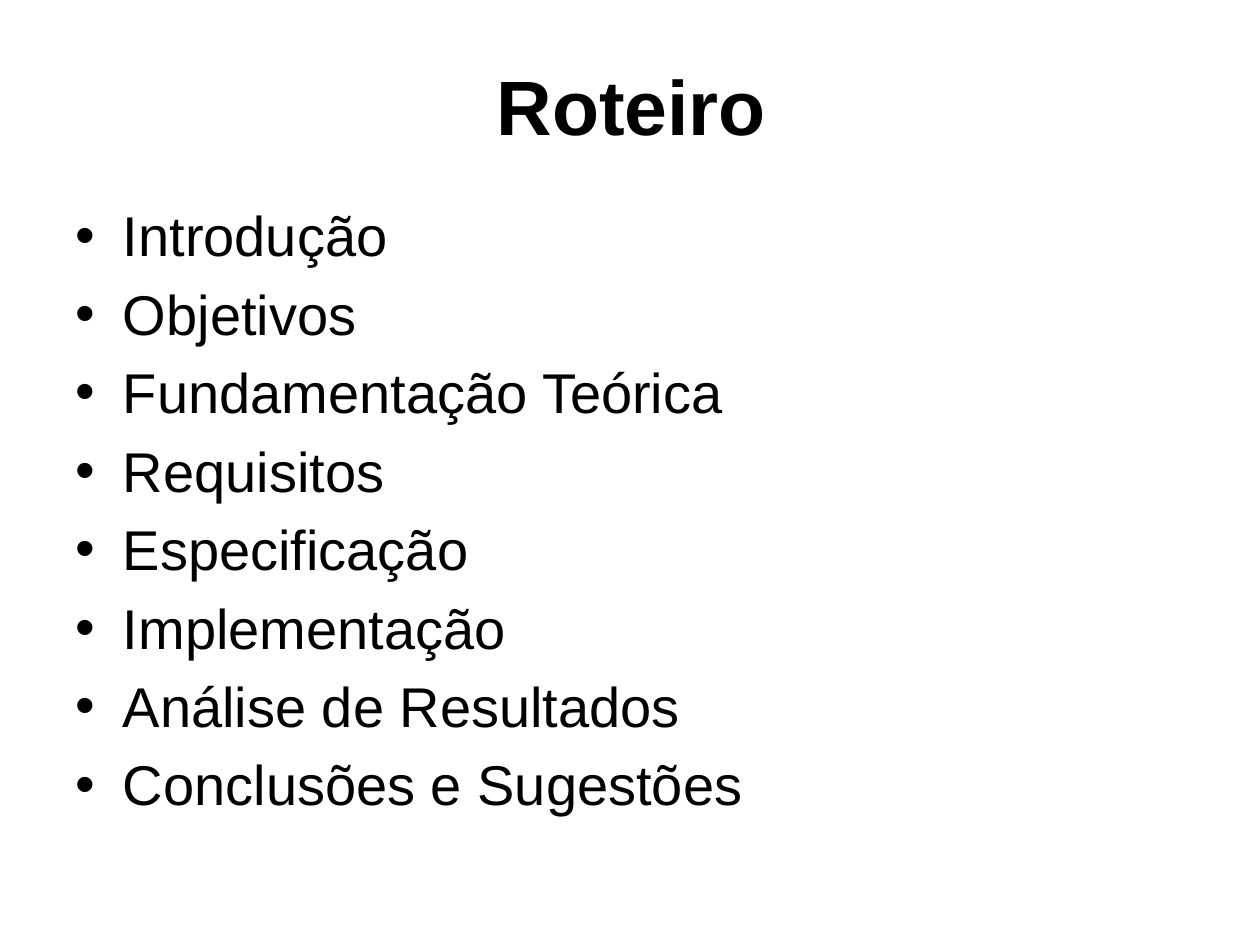
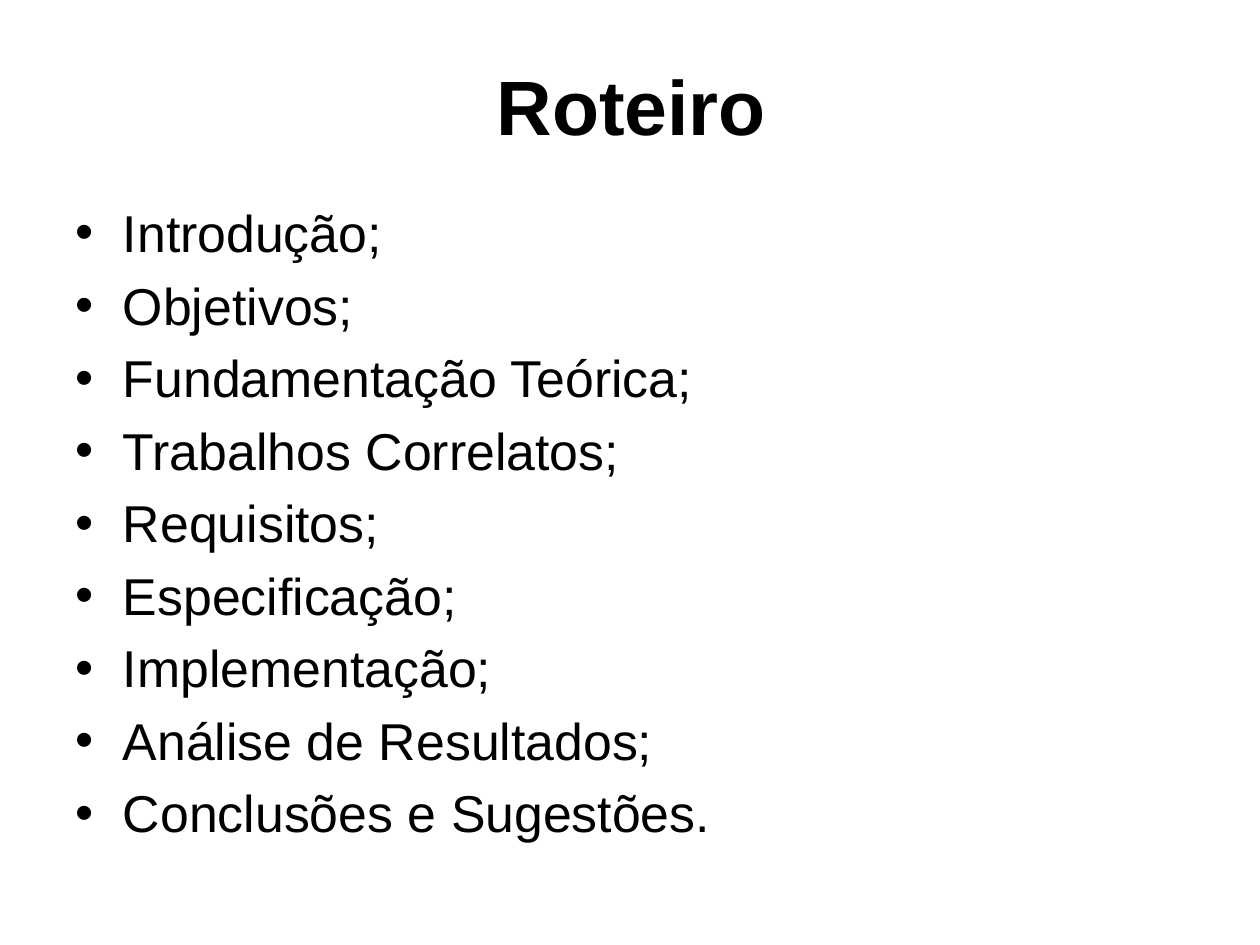
Before and after one commit to gcgfurb/tcc_JulioVicenteBrych, a slide deck: slide 2 of _julio/ApresentaçãoTCC-Julio_Vicente_Brych.pptx. Drawn at 1260x945 pixels with LibreOffice and Linux fonts; fonts in the diff are those of the drawing; background and template pictures are left out. Boxes give left, top, right and bottom in pixels: in the first picture for what was removed or moved away, otherwise in the second. Text is boxed around its words. In the diff, an @@ line names an element or a change of style, - is before the commit and + after.

```diff
--- a/_julio/ApresentaçãoTCC-Julio_Vicente_Brych.pptx
+++ b/_julio/ApresentaçãoTCC-Julio_Vicente_Brych.pptx
@@ text at [123, 214, 710, 843]: text changed; size 32 to 29.6 pt @@
-• Introdução
-• Objetivos
-• Fundamentação Teórica
-• Requisitos
-• Especificação
-• Implementação
-• Análise de Resultados
-• Conclusões e Sugestões
+• Introdução;
+• Objetivos;
+• Fundamentação Teórica;
+• Trabalhos Correlatos;
+• Requisitos;
+• Especificação;
+• Implementação;
+• Análise de Resultados;
+• Conclusões e Sugestões.
```
Also in this commit, not shown: 10 other slides changed, 1 slide added.
